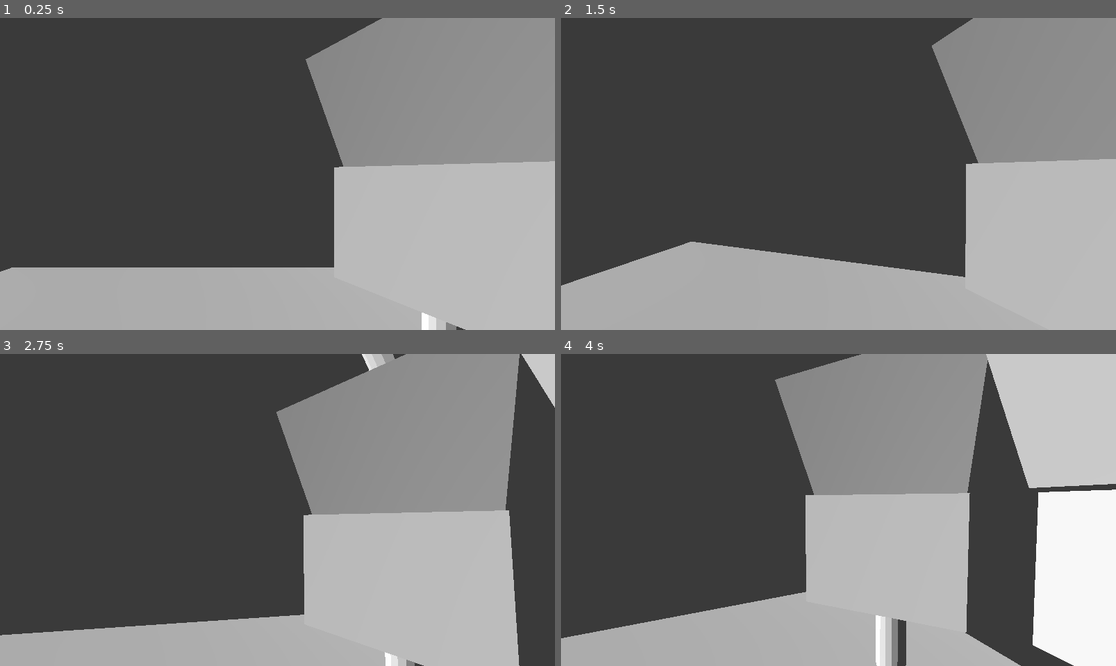
Above: before the commit, frames 1-4 (two rows, left to right).
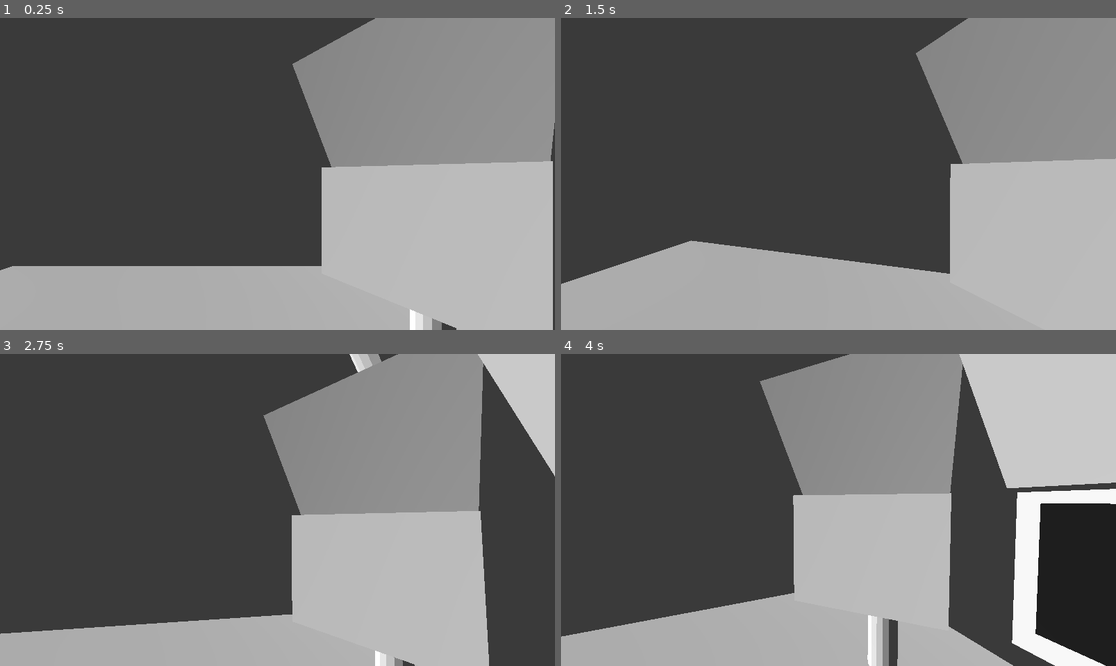
Above: after the commit, the same moments.

Repository: ALP-Games/bubble
Game: Godot game, scene res://Scenes/world_3d.tscn
The game is run twice, just before and just after one commit, with the same random seed, the same clock (stepped at 60 frames per second) and the same inputs.
Inputs (mouse positions are in pixels of both pictures, inside the frame that each line leads up to):
- Up to frame 1 (0.25 s): no input
- Up to frame 2 (1.5 s): tap Enter at 0.5 s; move the mouse to (866, 174) at 0.52 s; tap Space at 1.25 s; move the mouse to (810, 174) at 1.27 s
- Up to frame 3 (2.75 s): tap Enter at 2 s; move the mouse to (288, 503) at 2.02 s
- Up to frame 4 (4 s): tap Space at 2.75 s; move the mouse to (832, 516) at 2.77 s; tap Enter at 3.5 s; move the mouse to (877, 513) at 3.52 s

The runs differ from the first frame. In frame 1, 2.6% of the frame differs, in the area x 0-100%, y 0-100%; in frame 2, 2.5%; in frame 3, 9.4%; in frame 4, 17%.

Commit message:
random ui test
ass

Diff:
--- /dev/null
+++ b/Scenes/gui_in_3d.tscn
@@ -0,0 +1,83 @@
+[gd_scene load_steps=5 format=3 uid="uid://ft1r5f8t8lve"]
+
+[sub_resource type="ViewportTexture" id="ViewportTexture_6t380"]
+viewport_path = NodePath("SubViewport")
+
+[sub_resource type="StandardMaterial3D" id="StandardMaterial3D_8hrmo"]
+resource_local_to_scene = true
+albedo_texture = SubResource("ViewportTexture_6t380")
+
+[sub_resource type="QuadMesh" id="QuadMesh_1th81"]
+size = Vector2(1.6, 1.2)
+
+[sub_resource type="BoxShape3D" id="BoxShape3D_gkjdg"]
+size = Vector3(1.6, 1.2, 0.1)
+
+[node name="GUI in 3D" type="Node3D"]
+process_mode = 3
+transform = Transform3D(1, 0, 0, 0, 1, 0, 0, 0, 1, 4.375, 3.055, 0.03)
+
+[node name="SubViewport" type="SubViewport" parent="."]
+transparent_bg = true
+gui_embed_subwindows = true
+size = Vector2i(256, 192)
+render_target_update_mode = 4
+
+[node name="Control" type="Control" parent="SubViewport"]
+visibility_layer = 2
+use_parent_material = true
+layout_mode = 3
+anchors_preset = 0
+offset_right = 40.0
+offset_bottom = 40.0
+mouse_filter = 1
+
+[node name="Panel" type="Panel" parent="SubViewport/Control"]
+use_parent_material = true
+layout_mode = 0
+offset_right = 256.0
+offset_bottom = 192.0
+
+[node name="HSplitContainer" type="HSplitContainer" parent="SubViewport/Control/Panel"]
+clip_contents = true
+layout_mode = 0
+offset_right = 256.0
+offset_bottom = 192.0
+split_offset = 145
+
+[node name="VBoxContainer" type="VBoxContainer" parent="SubViewport/Control/Panel/HSplitContainer"]
+layout_mode = 2
+
+[node name="TextureRect" type="TextureRect" parent="SubViewport/Control/Panel/HSplitContainer/VBoxContainer"]
+layout_mode = 2
+
+[node name="VBoxContainer2" type="VBoxContainer" parent="SubViewport/Control/Panel/HSplitContainer"]
+layout_mode = 2
+
+[node name="Button" type="Button" parent="SubViewport/Control/Panel/HSplitContainer/VBoxContainer2"]
+layout_mode = 2
+text = "Buy"
+
+[node name="Button2" type="Button" parent="SubViewport/Control/Panel/HSplitContainer/VBoxContainer2"]
+layout_mode = 2
+text = "Sell"
+
+[node name="OptionButton" type="OptionButton" parent="SubViewport/Control/Panel/HSplitContainer/VBoxContainer2"]
+layout_mode = 2
+
+[node name="TextureRect" type="TextureRect" parent="SubViewport/Control/Panel"]
+layout_mode = 0
+offset_right = 40.0
+offset_bottom = 40.0
+
+[node name="Quad" type="MeshInstance3D" parent="."]
+transform = Transform3D(-4.37114e-08, 0, -1, 0, 1, 0, 1, 0, -4.37114e-08, 0, 0, 0)
+material_override = SubResource("StandardMaterial3D_8hrmo")
+mesh = SubResource("QuadMesh_1th81")
+
+[node name="Area3D" type="Area3D" parent="Quad"]
+input_capture_on_drag = true
+
+[node name="CollisionShape3D" type="CollisionShape3D" parent="Quad/Area3D"]
+transform = Transform3D(1, 0, 0, 0, 1, 0, 0, 0, 1, 0, 0, -0.00848389)
+shape = SubResource("BoxShape3D_gkjdg")
--- a/Scenes/world_3d.tscn
+++ b/Scenes/world_3d.tscn
@@ -1,6 +1,7 @@
-[gd_scene load_steps=4 format=3 uid="uid://dbqqdupnvapvi"]
+[gd_scene load_steps=5 format=3 uid="uid://dbqqdupnvapvi"]
 
 [ext_resource type="PackedScene" uid="uid://d4ek7o4r32c2" path="res://Scenes/player.tscn" id="1_3xj3b"]
+[ext_resource type="PackedScene" uid="uid://ft1r5f8t8lve" path="res://Scenes/gui_in_3d.tscn" id="1_qr44k"]
 [ext_resource type="PackedScene" uid="uid://c1kbkxe0dic6f" path="res://Assets/Blockout.glb" id="2_dmqej"]
 
 [sub_resource type="Environment" id="Environment_j4f23"]
@@ -10,8 +11,11 @@
 
 [node name="World3D" type="Node3D"]
 
+[node name="GUI in 3D" parent="." instance=ExtResource("1_qr44k")]
+transform = Transform3D(1, 0, 0, 0, 1, 0, 0, 0, 1, 4.98908, 3.055, -0.00825927)
+
 [node name="Player" parent="." instance=ExtResource("1_3xj3b")]
-transform = Transform3D(1, 0, 0, 0, 1, 0, 0, 0, 1, 2.41919, 3.29699, 0)
+transform = Transform3D(1, 0, 0, 0, 1, 0, 0, 0, 1, 2.56947, 3.29699, 0.103128)
 
 [node name="Blockout" parent="." instance=ExtResource("2_dmqej")]
 
--- /dev/null
+++ b/Scripts/gui_3d.gd
@@ -0,0 +1,115 @@
+extends Node3D
+
+## Used for checking if the mouse is inside the Area3D.a
+var is_mouse_inside := false
+
+## The last processed input touch/mouse event. Used to calculate relative movement.
+var last_event_pos2D := Vector2()
+
+## The time of the last event in seconds since engine start.
+var last_event_time := -1.0
+
+@onready var node_viewport: SubViewport = $SubViewport
+@onready var node_quad: MeshInstance3D = $Quad
+@onready var node_area: Area3D = $Quad/Area3D
+
+func _ready() -> void:
+	node_area.mouse_entered.connect(_mouse_entered_area)
+	node_area.mouse_exited.connect(_mouse_exited_area)
+	node_area.input_event.connect(_mouse_input_event)
+
+	# If the material is NOT set to use billboard settings, then avoid running billboard specific code
+	if node_quad.get_surface_override_material(0).billboard_mode == BaseMaterial3D.BillboardMode.BILLBOARD_DISABLED:
+		set_process(false)
+
+
+#func _process(_delta: float) -> void:
+	# NOTE: Remove this function if you don't plan on using billboard settings.
+	# rotate_area_to_billboard()
+
+
+func _mouse_entered_area() -> void:
+	is_mouse_inside = true
+	# Notify the viewport that the mouse is now hovering it.
+	node_viewport.notification(NOTIFICATION_VP_MOUSE_ENTER)
+
+
+func _mouse_exited_area() -> void:
+	# Notify the viewport that the mouse is no longer hovering it.
+	node_viewport.notification(NOTIFICATION_VP_MOUSE_EXIT)
+	is_mouse_inside = false
+
+
+func _unhandled_input(event: InputEvent) -> void:
+	# Check if the event is a non-mouse/non-touch event
+	for mouse_event in [InputEventMouseButton, InputEventMouseMotion, InputEventScreenDrag, InputEventScreenTouch]:
+		if is_instance_of(event, mouse_event):
+			# If the event is a mouse/touch event, then we can ignore it here, because it will be
+			# handled via Physics Picking.
+			return
+	node_viewport.push_input(event)
+
+
+func _mouse_input_event(_camera: Camera3D, event: InputEvent, event_position: Vector3, _normal: Vector3, _shape_idx: int) -> void:
+	# Get mesh size to detect edges and make conversions. This code only supports PlaneMesh and QuadMesh.
+	var quad_mesh_size: Vector2 = node_quad.mesh.size
+
+	# Event position in Area3D in world coordinate space.
+	var event_pos3D := event_position
+
+	# Current time in seconds since engine start.
+	var now := Time.get_ticks_msec() / 1000.0
+
+	# Convert position to a coordinate space relative to the Area3D node.
+	# NOTE: `affine_inverse()` accounts for the Area3D node's scale, rotation, and position in the scene!
+	event_pos3D = node_quad.global_transform.affine_inverse() * event_pos3D
+
+	# TODO: Adapt to bilboard mode or avoid completely.
+
+	var event_pos2D := Vector2()
+
+	if is_mouse_inside:
+		# Convert the relative event position from 3D to 2D.
+		event_pos2D = Vector2(event_pos3D.x, -event_pos3D.y)
+
+		# Right now the event position's range is the following: (-quad_size/2) -> (quad_size/2)
+		# We need to convert it into the following range: -0.5 -> 0.5
+		event_pos2D.x = event_pos2D.x / quad_mesh_size.x
+		event_pos2D.y = event_pos2D.y / quad_mesh_size.y
+		# Then we need to convert it into the following range: 0 -> 1
+		event_pos2D.x += 0.5
+		event_pos2D.y += 0.5
+
+		# Finally, we convert the position to the following range: 0 -> viewport.size
+		event_pos2D.x *= node_viewport.size.x
+		event_pos2D.y *= node_viewport.size.y
+		# We need to do these conversions so the event's position is in the viewport's coordinate system.
+
+	elif last_event_pos2D != null:
+		# Fall back to the last known event position.
+		event_pos2D = last_event_pos2D
+
+	# Set the event's position and global position.
+	event.position = event_pos2D
+	if event is InputEventMouse:
+		event.global_position = event_pos2D
+
+	# Calculate the relative event distance.
+	if event is InputEventMouseMotion or event is InputEventScreenDrag:
+		# If there is not a stored previous position, then we'll assume there is no relative motion.
+		if last_event_pos2D == null:
+			event.relative = Vector2(0, 0)
+		# If there is a stored previous position, then we'll calculate the relative position by subtracting
+		# the previous position from the new position. This will give us the distance the event traveled from prev_pos.
+		else:
+			event.relative = event_pos2D - last_event_pos2D
+			event.velocity = event.relative / (now - last_event_time)
+
+	# Update last_event_pos2D with the position we just calculated.
+	last_event_pos2D = event_pos2D
+
+	# Update last_event_time to current time.
+	last_event_time = now
+
+	# Finally, send the processed input event to the viewport.
+	node_viewport.push_input(event)
--- a/project.godot
+++ b/project.godot
@@ -19,3 +19,7 @@
 
 window/size/viewport_width=1920
 window/size/viewport_height=1080
+
+[rendering]
+
+renderer/rendering_method="gl_compatibility"
